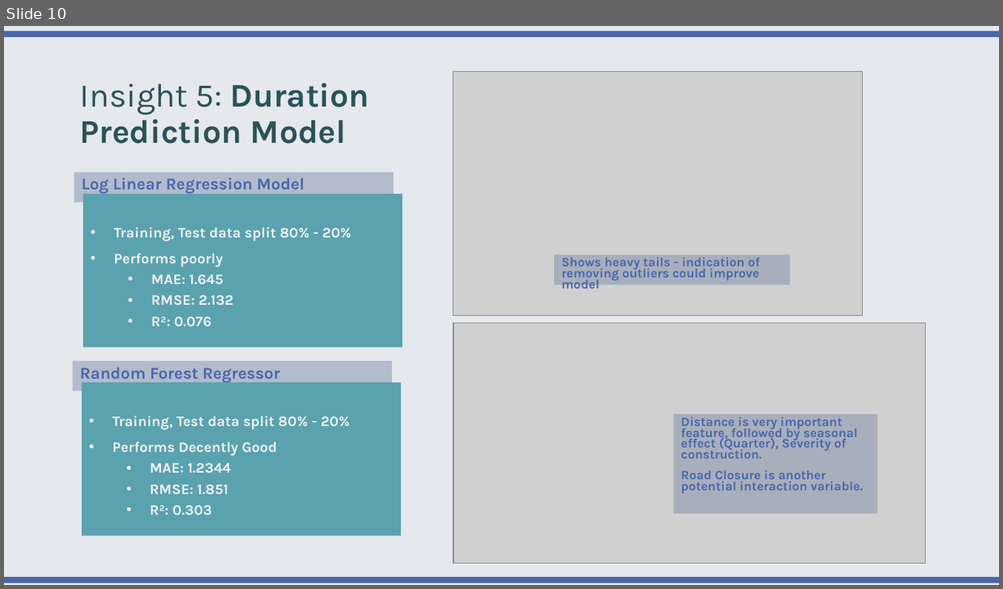
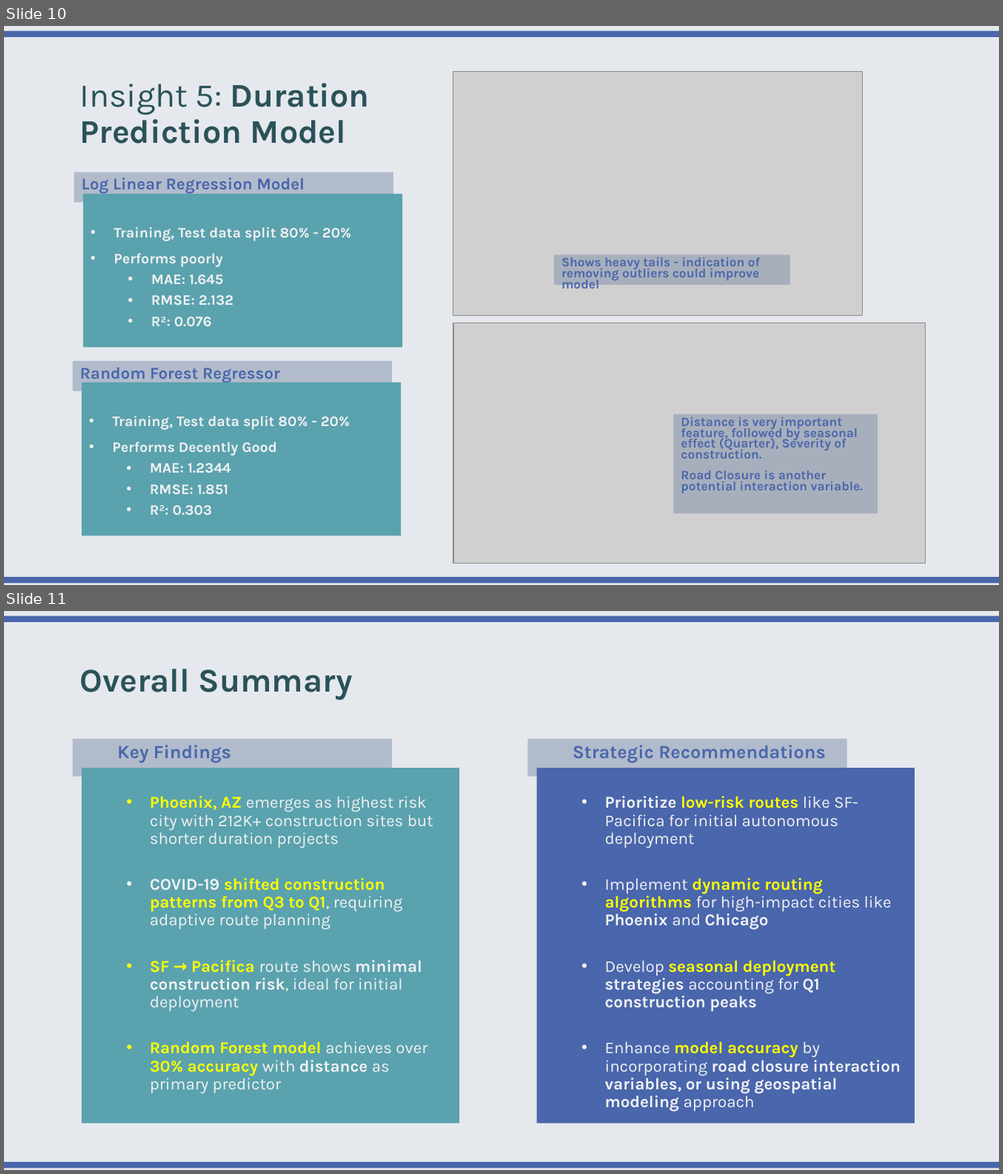
Before and after one commit to smomtaz/us_road_construction, a slide deck: Presentation/presentation.pptx. Shown one above the other, each under a label of ours: slide 10 before the commit, slides 10 and 11 after it. The pictures are 1003x589 and 1003x1174 pixels, drawn with LibreOffice and Linux fonts; fonts in the diff are those of the drawing; grey boxes stand for pictures. Boxes give left, top, right and bottom in pixels: in the first picture for what was removed or moved away, otherwise in the second. Text is boxed around its words. In the diff, an @@ line names an element or a change of style, - is before the commit and + after.

```diff
--- a/Presentation/presentation.pptx
+++ b/Presentation/presentation.pptx
@@ slide 11 added at bbox=[4, 611, 999, 1170], background #E5E9EE; not listed: 2 template elements that a slide beside it also shows @@
@@ title added at bbox=[80, 669, 353, 700], 32 pt, text #2B5259, bold @@
+Overall Summary
@@ text added at bbox=[73, 738, 392, 777], fill #7F8FA9 at 50% opacity, 18 pt, text #4A66AC, bold @@
+  Key Findings
@@ rectangle added at bbox=[528, 738, 847, 777], fill #7F8FA9 at 50% opacity, 18 pt, text #4A66AC, bold @@
+  Strategic Recommendations
@@ rectangle added at bbox=[82, 768, 459, 1124], fill #5AA2AE, 16 pt, text #F2F2F2 @@
+  • Phoenix, AZ emerges as highest risk city with 212K+ construction sites but shorter duration projects
+  • COVID-19 shifted construction patterns from Q3 to Q1, requiring adaptive route planning
+  • SF → Pacifica route shows minimal construction risk, ideal for initial deployment
+  • Random Forest model achieves over 30% accuracy with distance as primary predictor
@@ rectangle added at bbox=[537, 768, 914, 1124], fill #4A66AC, 16 pt, text #F2F2F2, bold @@
+  • Prioritize low-risk routes like SF-Pacifica for initial autonomous deployment
+  • Implement dynamic routing algorithms for high-impact cities like Phoenix and Chicago
+  • Develop seasonal deployment strategies accounting for Q1 construction peaks
+  • Enhance model accuracy by incorporating road closure interaction variables, or using geospatial modeling approach
```
Also in this commit, not shown: 2 slides changed, 2 other files.
